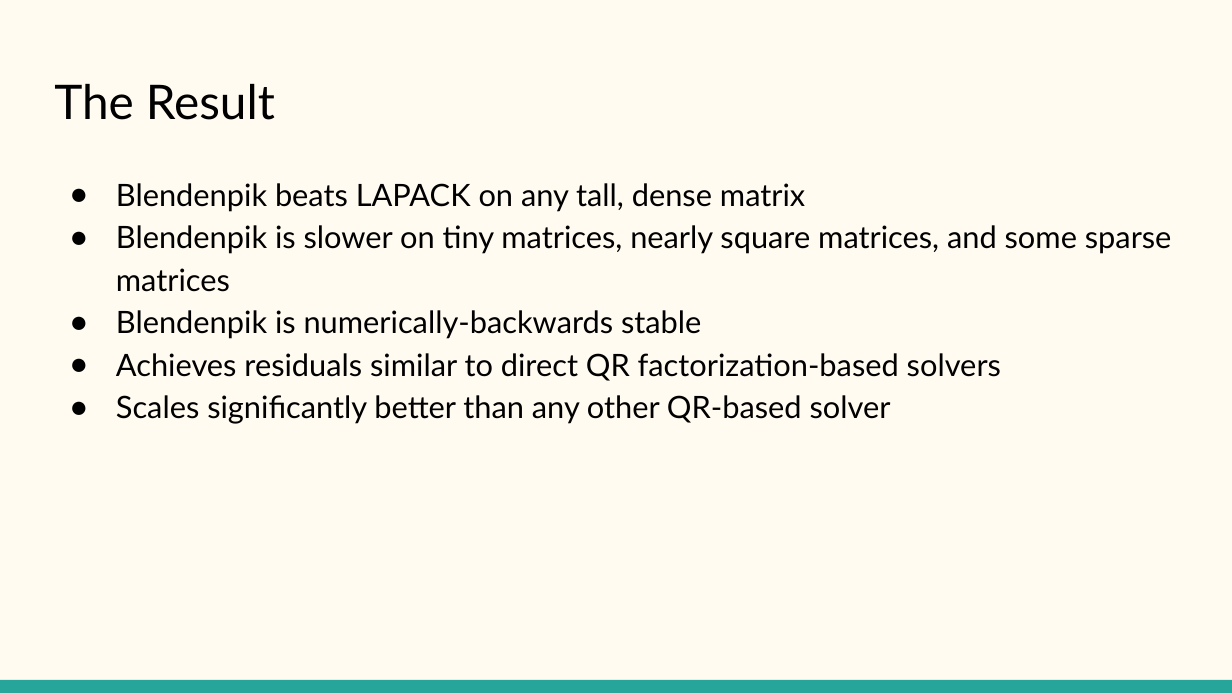
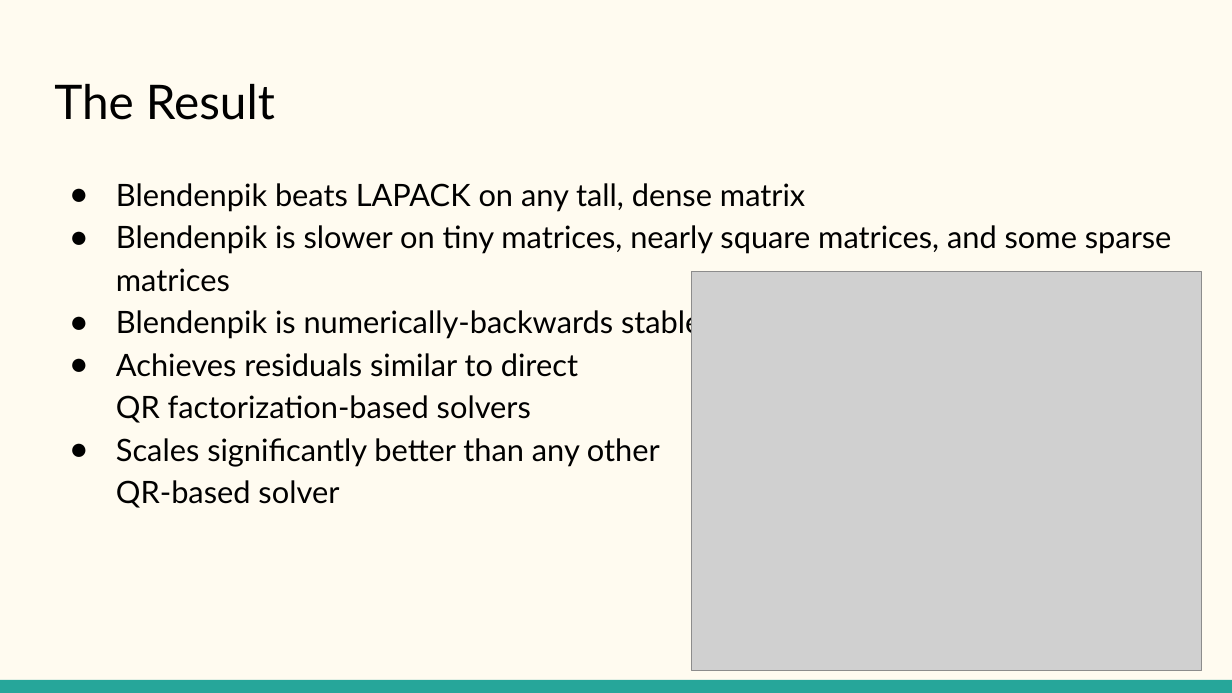
Before and after one commit to dolsob/Randomized-Algorithms-Project, a slide deck: slide 6 of Blendenpik Presentation.pptx. Drawn at 1232x693 pixels with LibreOffice and Linux fonts; fonts in the diff are those of the drawing; grey boxes stand for pictures. Boxes give left, top, right and bottom in pixels: in the first picture for what was removed or moved away, otherwise in the second. Text is boxed around its words. In the diff, an @@ line names an element or a change of style, - is before the commit and + after.

```diff
--- a/Blendenpik Presentation.pptx
+++ b/Blendenpik Presentation.pptx
@@ text "Blendenpik beats LAPACK on any ..." rewrapped from [116, 183, 1172, 424] to [116, 183, 1172, 508] @@
@@ picture added at [691, 272, 1201, 671] @@
```
Also in this commit, not shown: 7 other slides changed, 2 other files.
